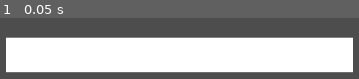
Above: before the commit, frame 1.
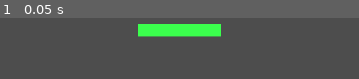
Above: after the commit, the same moment.

Repository: Lueegee1/EksamenDDU
Game: Godot game, scene res://Scenes/Root.tscn
Same seed, same stepped clock (60 frames per second), same inputs: the game is played once before the commit and once after it.
Inputs:
- Up to frame 1 (0.05 s): no input

The runs differ from the first frame. In frame 1, 62% of the frame differs, in the area x 1-99%, y 9-91%.
Error after the commit: Invalid access to property or key 'average_happiness' on a base object of type 'Nil'. (res://Scenes/UI.gd:17)

Commit message:
Screen is HD now

Diff:
--- a/ddu-eksamen/Scenes/Game.tscn
+++ b/ddu-eksamen/Scenes/Game.tscn
@@ -9,6 +9,7 @@
 
 [node name="Camera2D" type="Camera2D" parent="." unique_id=235406444]
 position = Vector2(578, 323)
+scale = Vector2(5, 5)
 
 [node name="Colonist_Prototype" type="Node" parent="." unique_id=1999986674]
 script = ExtResource("1_iukft")
--- a/ddu-eksamen/Scenes/UI.gd
+++ b/ddu-eksamen/Scenes/UI.gd
@@ -2,18 +2,21 @@
 
 @onready var happiness_bar = $"HappinessBar/HappinessBarColorRect"
 
-var bar_length = 500
-var screen_dim= Vector2(1152,648)
+var bar_length = 200
+var screen_dim= Vector2(1920,1080)
 func position_elements():
 	#Happiness bar
 	happiness_bar.position = Vector2(((screen_dim.x-bar_length)/2),50)
-	happiness_bar.size=Vector2(bar_length,50)
+	happiness_bar.size=Vector2(bar_length,30)
+	happiness_bar.color = Color(0.231, 1.0, 0.302, 1.0)
 
 func _ready() -> void:
 	position_elements()
-	pass # Replace with function body.
+
+func update_happiness_bar():
+	bar_length = (Global.average_happiness/100)*(2*screen_dim.x/5)
 
 
-# Called every frame. 'delta' is the elapsed time since the previous frame.
 func _process(delta: float) -> void:
-	pass
+	delta = delta
+	update_happiness_bar()
--- a/ddu-eksamen/project.godot
+++ b/ddu-eksamen/project.godot
@@ -19,6 +19,11 @@
 
 Global="*uid://b4xuwnefu4th4"
 
+[display]
+
+window/size/viewport_width=1920
+window/size/viewport_height=1080
+
 [physics]
 
 3d/physics_engine="Jolt Physics"
